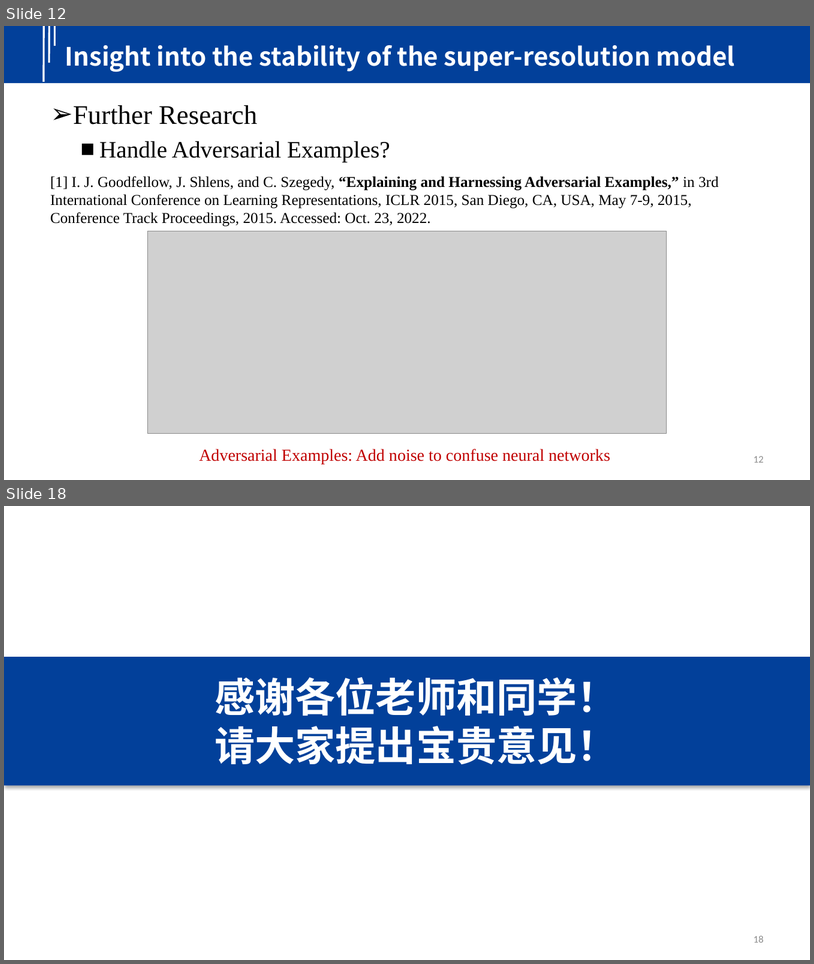
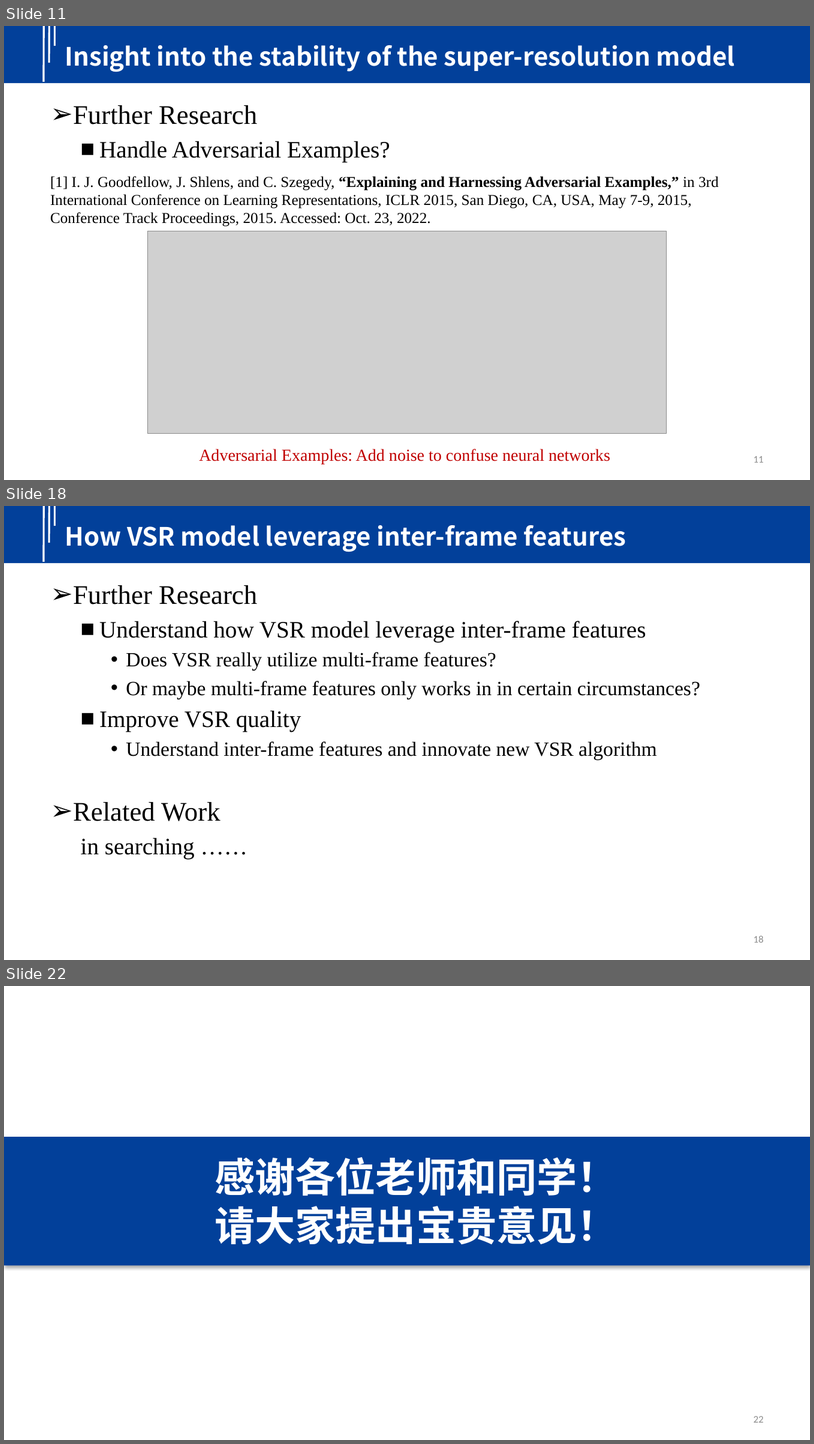
Before and after one commit to yindaheng98/Resume, a slide deck: Intro.pptx. Shown one above the other, each under a label of ours: slides 12 and 18 before the commit, slides 11, 18 and 22 after it; the slides between them are not shown. The pictures are 814x964 and 814x1444 pixels, drawn with LibreOffice and Linux fonts; fonts in the diff are those of the drawing; grey boxes stand for pictures; background and template pictures are left out. Boxes give left, top, right and bottom in pixels: in the first picture for what was removed or moved away, otherwise in the second. Text is boxed around its words. In the diff, an @@ line names an element or a change of style, - is before the commit and + after.

```diff
--- a/Intro.pptx
+++ b/Intro.pptx
@@ slide 18 added at (4, 506, 810, 960), background #FFFFFF; not listed: 4 template elements that a slide beside it also shows @@
@@ title added at (65, 525, 626, 552), 30 pt, text #FFFFFF, bold @@
+How VSR model leverage inter-frame features
@@ text added at (73, 585, 701, 859), 24 pt, text #000000 @@
+➢ Further Research
+  ■ Understand how VSR model leverage inter-frame features
+    • Does VSR really utilize multi-frame features?
+    • Or maybe multi-frame features only works in in certain circumstances?
+  ■ Improve VSR quality
+    • Understand inter-frame features and innovate new VSR algorithm
+➢ Related Work
+  in searching ……
@@ page number added at (754, 935, 764, 942), 12 pt, text #8C8C8C @@
+18
@@ what was slide 12 is now slide 11 @@
@@ page number at (754, 456, 764, 462): text changed @@
-12
+11
@@ what was slide 18 is now slide 22 @@
@@ page number at (754, 1416, 764, 1422): text changed @@
-18
+22
```
Also in this commit, not shown: 9 slides changed, 4 other slides added, 5 slides removed.
